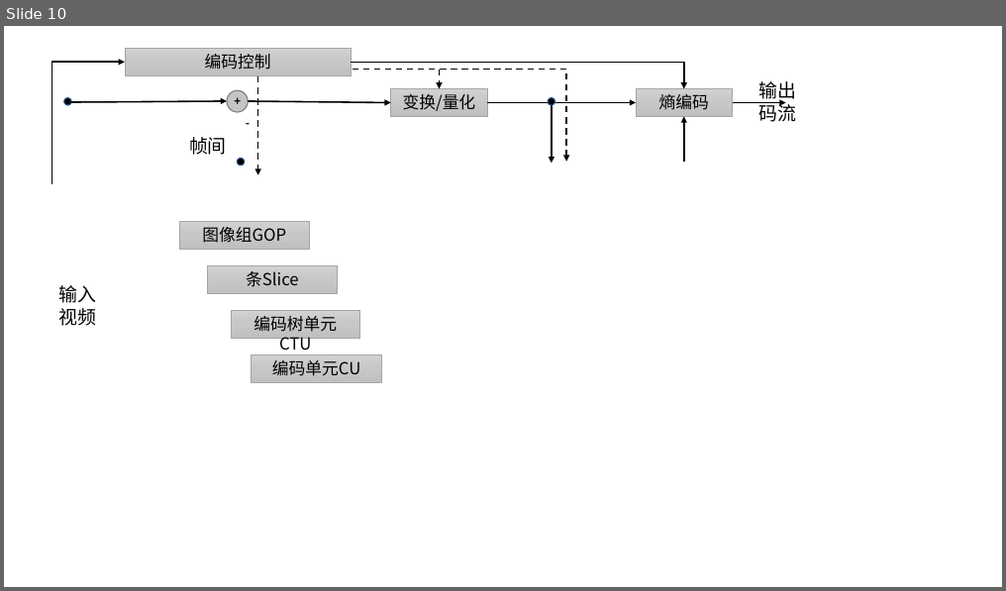
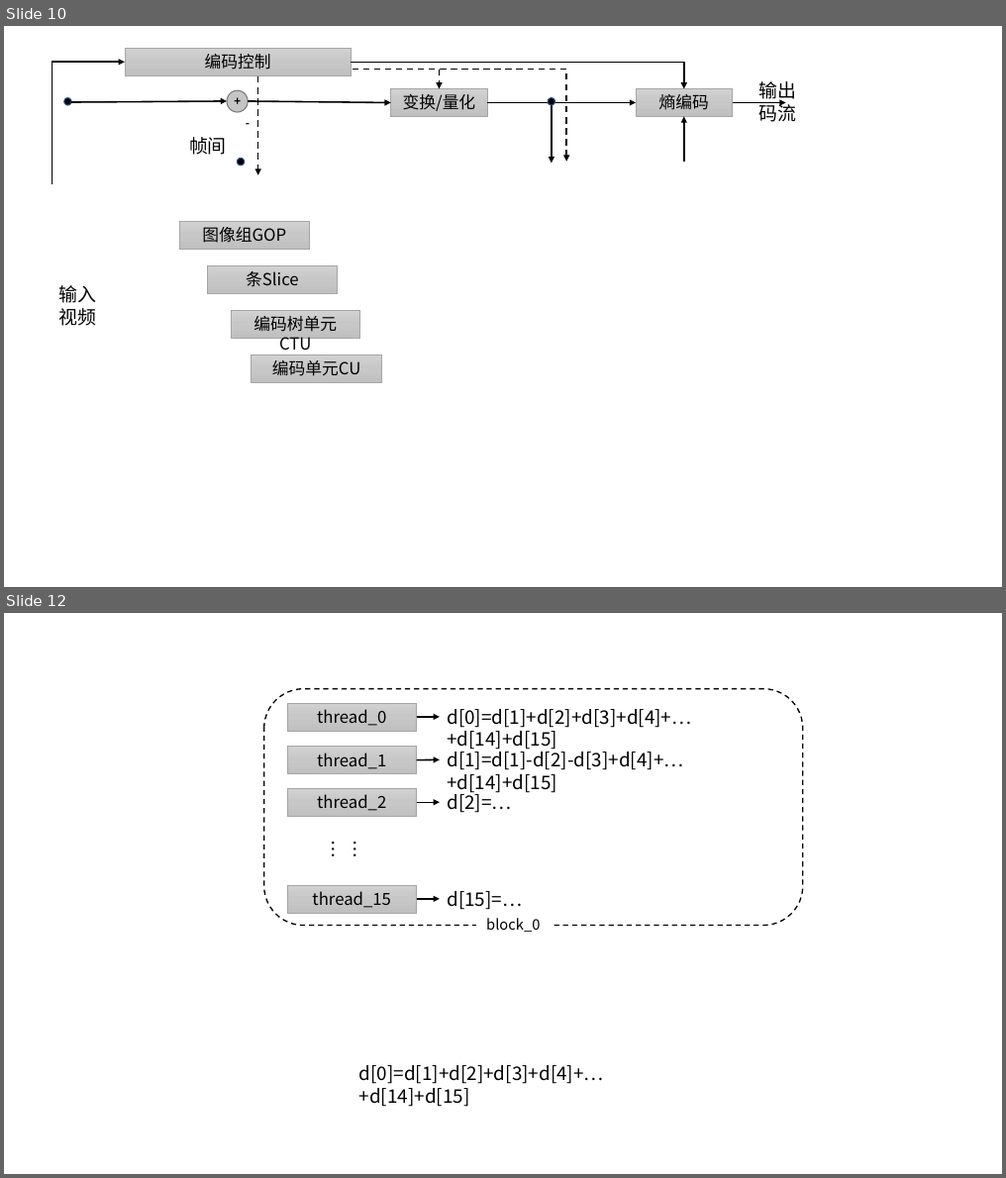
Before and after one commit to imdonnie/FinalProject, a slide deck: 图表素材.pptx. Shown one above the other, each under a label of ours: slide 10 before the commit, slides 10 and 12 after it; the slides between them are not shown. The pictures are 1006x591 and 1006x1178 pixels, drawn with LibreOffice and Linux fonts; fonts in the diff are those of the drawing. Boxes give left, top, right and bottom in pixels: in the first picture for what was removed or moved away, otherwise in the second. Text is boxed around its words. In the diff, an @@ line names an element or a change of style, - is before the commit and + after.

```diff
--- a/图表素材.pptx
+++ b/图表素材.pptx
@@ slide 12 added at [4, 613, 1002, 1174], background #FFFFFF @@
@@ rounded rectangle added at [263, 688, 803, 925], outline #000000 1.25 pt dashed @@
@@ rectangle added at [287, 703, 417, 731], fill gradient #D2D2D2 to #C8C8C8 to #C0C0C0, outline #A5A5A5 0.5 pt, 16 pt, text #000000 @@
+thread_0
@@ arrow added from (417, 717) to (440, 717), #000000 1.5 pt @@
@@ text added at [447, 709, 691, 750], 18 pt, text #000000 @@
+d[0]=d[1]+d[2]+d[3]+d[4]+…+d[14]+d[15]
@@ rectangle added at [287, 747, 417, 774], fill gradient #D2D2D2 to #C8C8C8 to #C0C0C0, outline #A5A5A5 0.5 pt, 16 pt, text #000000 @@
+thread_1
@@ arrow added from (417, 761) to (440, 760), #000000 1.5 pt @@
@@ text added at [447, 748, 683, 793], 18 pt, text #000000 @@
+d[1]=d[1]-d[2]-d[3]+d[4]+…+d[14]+d[15]
@@ rectangle added at [287, 789, 417, 817], fill gradient #D2D2D2 to #C8C8C8 to #C0C0C0, outline #A5A5A5 0.5 pt, 16 pt, text #000000 @@
+thread_2
@@ text added at [447, 790, 511, 813], 18 pt, text #000000 @@
+d[2]=…
@@ arrow added from (417, 802) to (440, 802), #000000 1.5 pt @@
@@ text added at [333, 833, 370, 872], 18 pt, text #000000 @@
+……
@@ rectangle added at [287, 885, 417, 913], fill gradient #D2D2D2 to #C8C8C8 to #C0C0C0, outline #A5A5A5 0.5 pt, 16 pt, text #000000 @@
+thread_15
@@ arrow added from (417, 899) to (440, 899), #000000 1.5 pt @@
@@ text added at [447, 891, 522, 910], 18 pt, text #000000 @@
+d[15]=…
@@ text added at [486, 918, 540, 932], 14 pt, text #000000 @@
+block_0
@@ text added at [359, 1065, 604, 1107], 18 pt, text #000000 @@
+d[0]=d[1]+d[2]+d[3]+d[4]+…+d[14]+d[15]
```
Also in this commit, not shown: 1 slide changed, 7 other slides added, 13 other files.
